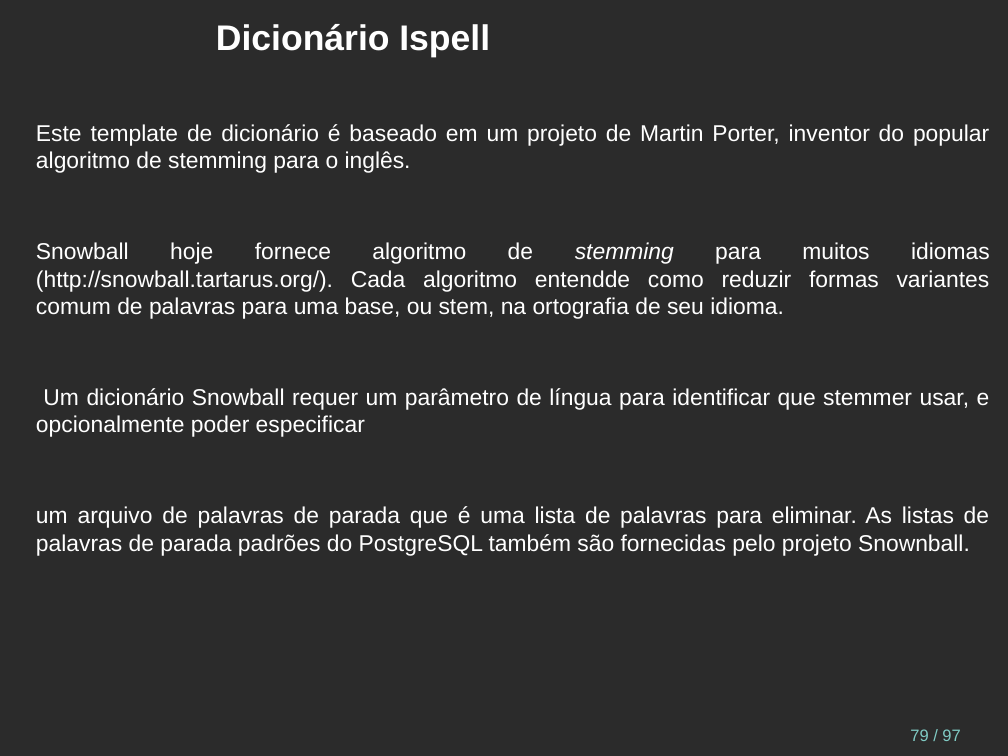
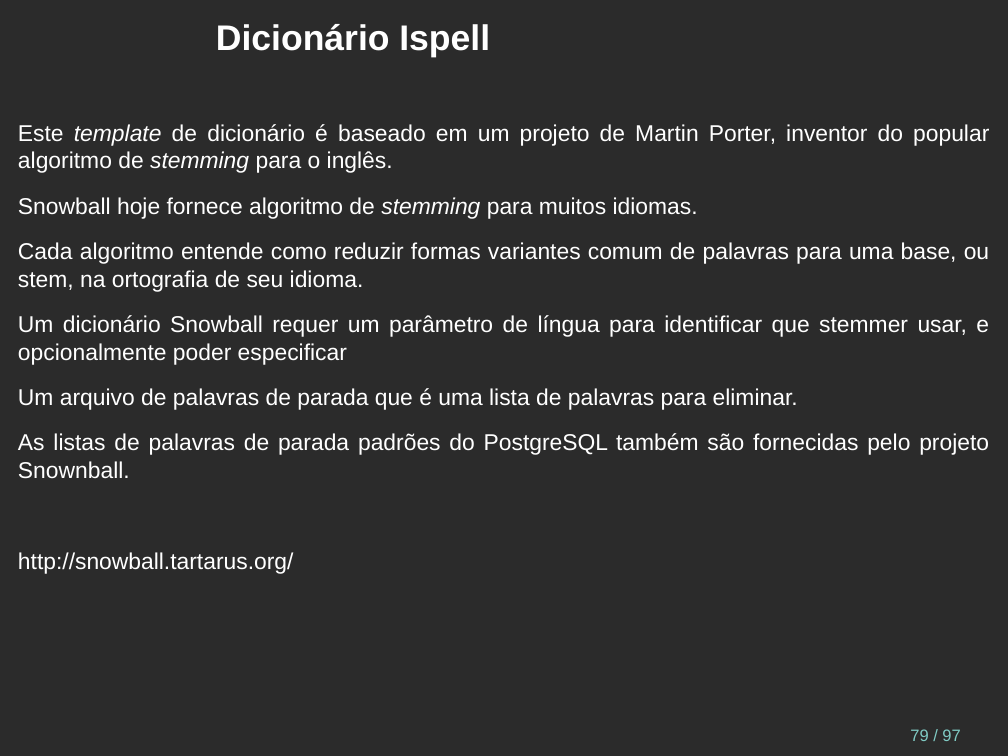
Before and after one commit to juliano777/db_fts, a slide deck: slide 79 of fts_pt-br.odp. Drawn at 1008x756 pixels with LibreOffice and Linux fonts; fonts in the diff are those of the drawing; background and template pictures are left out; a plain dark background stands for a picture behind light text. Boxes give left, top, right and bottom in pixels: in the first picture for what was removed or moved away, otherwise in the second. Text is boxed around its words. In the diff, an @@ line names an element or a change of style, - is before the commit and + after.

```diff
--- a/fts_pt-br.odp
+++ b/fts_pt-br.odp
@@ text "Este template de dicionário é ...": place and size @@
-text "Este template de dicionário é ..." at (36, 124, 990, 556)
+text "Este template de dicionário é ..." at (18, 124, 989, 479)
@@ text at (18, 124, 989, 173): italic on in "template stemming" @@
@@ text at (18, 197, 989, 292): text changed @@
-Snowball hoje fornece algoritmo de stemming para muitos idiomas (http://snowball.tartarus.org/). Cada algoritmo entendde como reduzir formas variantes comum de palavras para uma base, ou stem, na ortografia de seu idioma.
+Snowball hoje fornece algoritmo de stemming para muitos idiomas.
+Cada algoritmo entende como reduzir formas variantes comum de palavras para uma base, ou stem, na ortografia de seu idioma.
@@ text at (18, 388, 989, 479): text changed @@
-um arquivo de palavras de parada que é uma lista de palavras para eliminar. As listas de palavras de parada padrões do PostgreSQL também são fornecidas pelo projeto Snownball.
+Um arquivo de palavras de parada que é uma lista de palavras para eliminar.
+As listas de palavras de parada padrões do PostgreSQL também são fornecidas pelo projeto Snownball.
+http://snowball.tartarus.org/
```
Also in this commit, not shown: 13 other slides changed, 6 other files.
